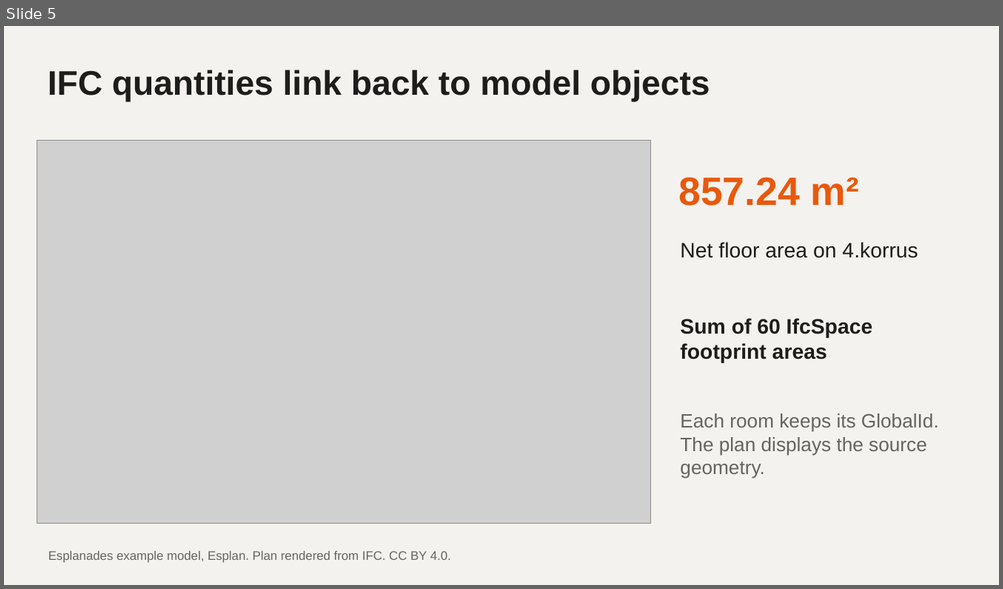
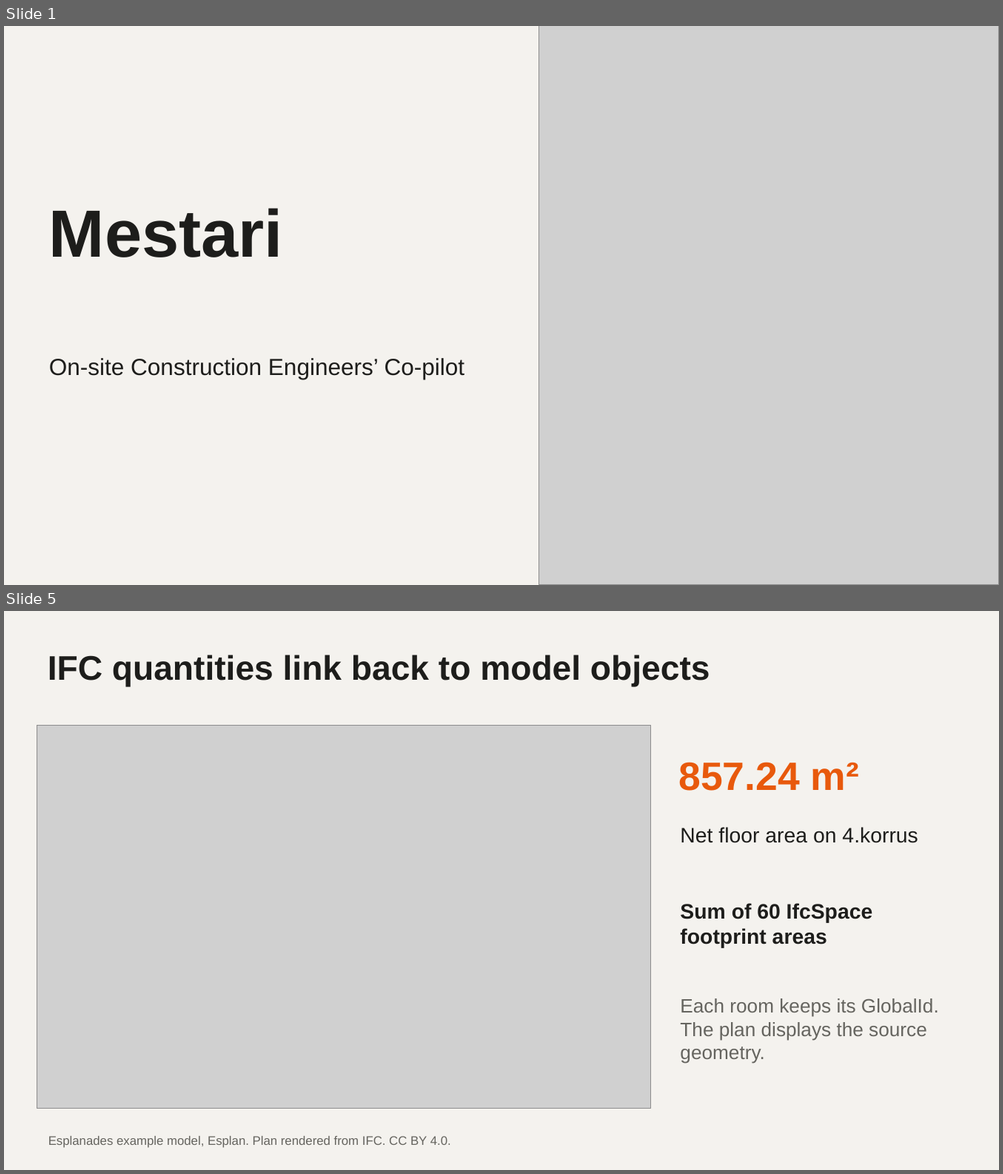
Before and after one commit to chaowang0524/metsatalo-stoa, a slide deck: Make_Blueprints_Talk_EN_Final.pptx. Shown one above the other, each under a label of ours: slide 5 before the commit, slides 1 and 5 after it; the slides between them are not shown. The pictures are 1003x589 and 1003x1174 pixels, drawn with LibreOffice and Linux fonts; fonts in the diff are those of the drawing; grey boxes stand for pictures. Boxes give left, top, right and bottom in pixels: in the first picture for what was removed or moved away, otherwise in the second. Text is boxed around its words. In the diff, an @@ line names an element or a change of style, - is before the commit and + after.

```diff
--- a/Make_Blueprints_Talk_EN_Final.pptx
+++ b/Make_Blueprints_Talk_EN_Final.pptx
@@ slide 1 added at (x1=4, y1=26, x2=999, y2=585), background #F4F2EE @@
@@ picture added at (x1=539, y1=26, x2=999, y2=585) @@
@@ text added at (x1=49, y1=208, x2=283, y2=258), 64.5 pt, text #1D1D1B, bold @@
+Mestari
@@ text added at (x1=49, y1=358, x2=465, y2=380), 22.5 pt, text #1D1D1B @@
+On-site Construction Engineers’ Co-pilot
```
Also in this commit, not shown: 4 slides changed, 2 other slides added, 3 slides removed, 1 other file.
